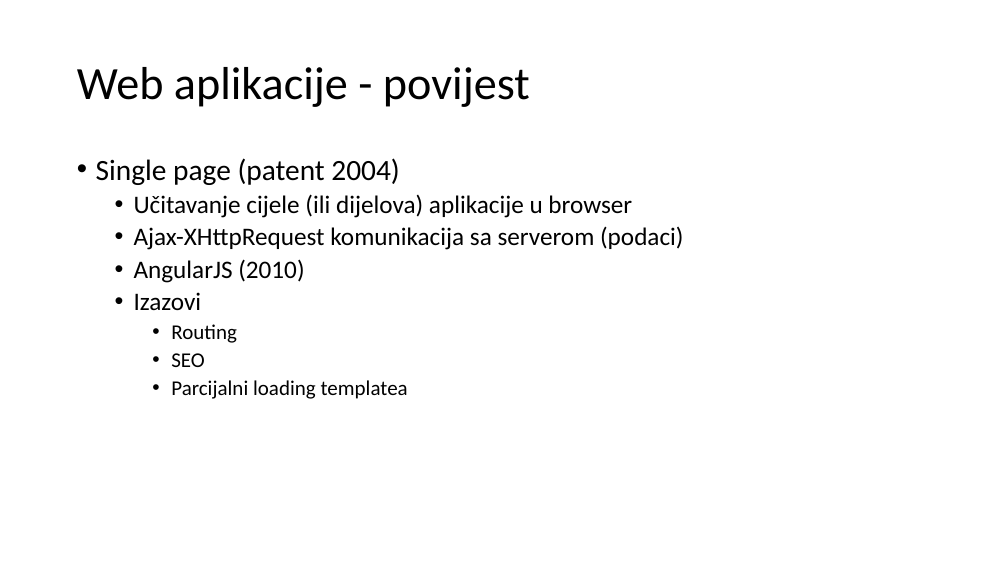
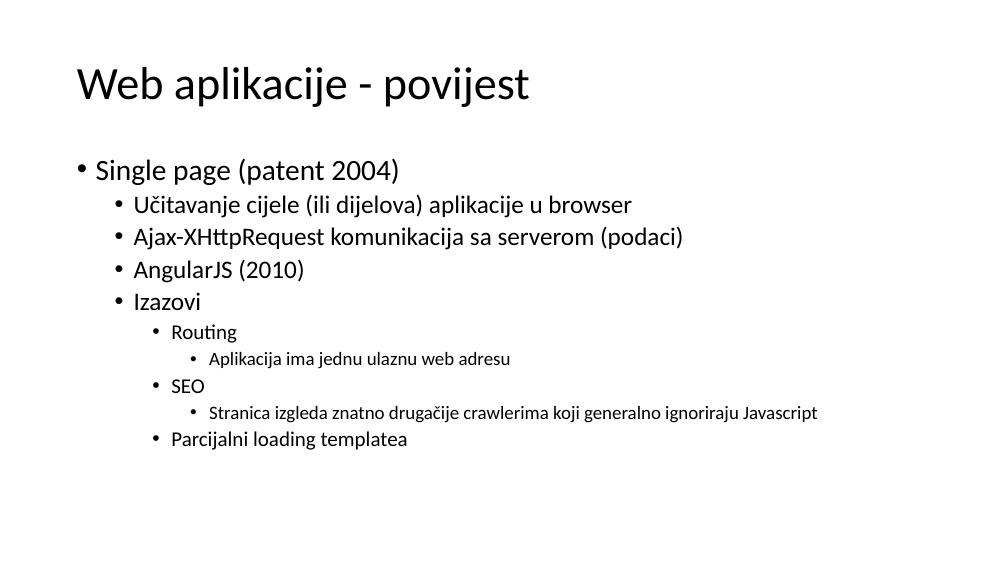
Before and after one commit to mmssniper/angular-workshop, a slide deck: slide 8 of prezentacije/1-1 Uvod i SPA aplikacije.pptx (slide 5 before the commit). Drawn at 1008x567 pixels with LibreOffice and Linux fonts; fonts in the diff are those of the drawing. Boxes give left, top, right and bottom in pixels: in the first picture for what was removed or moved away, otherwise in the second. Text is boxed around its words. In the diff, an @@ line names an element or a change of style, - is before the commit and + after.

```diff
--- a/prezentacije/1-1 Uvod i SPA aplikacije.pptx
+++ b/prezentacije/1-1 Uvod i SPA aplikacije.pptx
@@ text at (x1=209, y1=352, x2=511, y2=369): paragraph added @@
+      • Aplikacija ima jednu ulaznu web adresu
@@ text at (x1=209, y1=406, x2=818, y2=423): paragraph added @@
+      • Stranica izgleda znatno drugačije crawlerima koji generalno ignoriraju Javascript
```
Also in this commit, not shown: 11 other slides changed, 4 slides added, 2 slides removed.
